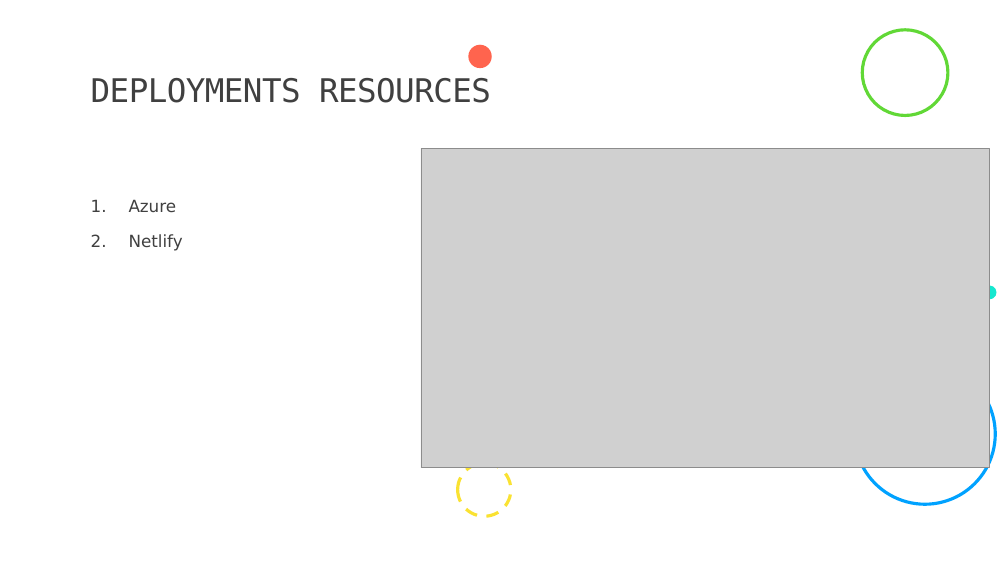
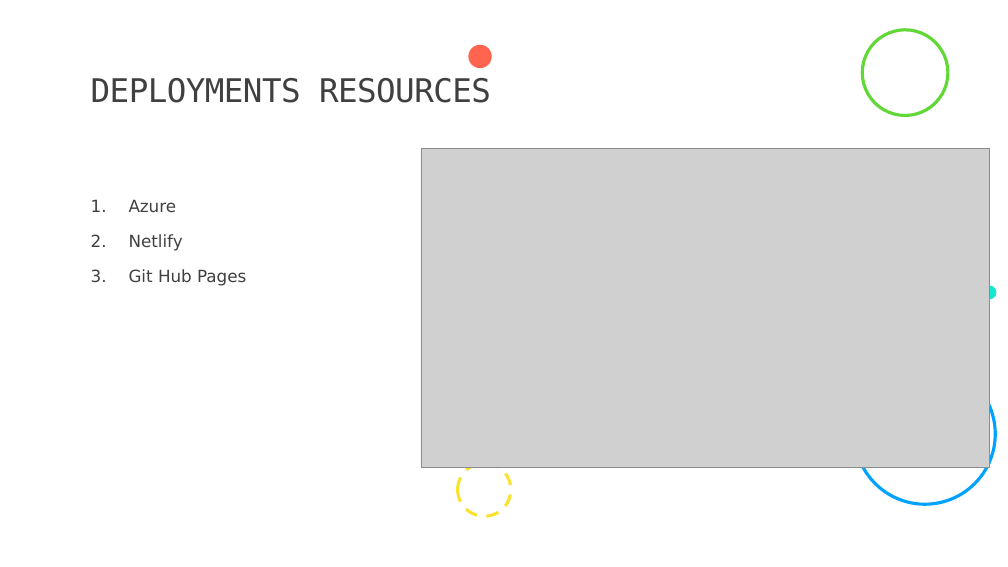
Before and after one commit to Davidgallivan23/Presentations, a slide deck: slide 9 of LightingTalks/Holy Freebies Batman.pptx. Drawn at 1008x567 pixels with LibreOffice and Linux fonts; fonts in the diff are those of the drawing; grey boxes stand for pictures. Boxes give left, top, right and bottom in pixels: in the first picture for what was removed or moved away, otherwise in the second. Text is boxed around its words. In the diff, an @@ line names an element or a change of style, - is before the commit and + after.

Commit message:
Added GitHub
I added get hub pages

```diff
--- a/LightingTalks/Holy Freebies Batman.pptx
+++ b/LightingTalks/Holy Freebies Batman.pptx
@@ text at (129, 269, 246, 286): paragraph added @@
+3. Git Hub Pages
```
